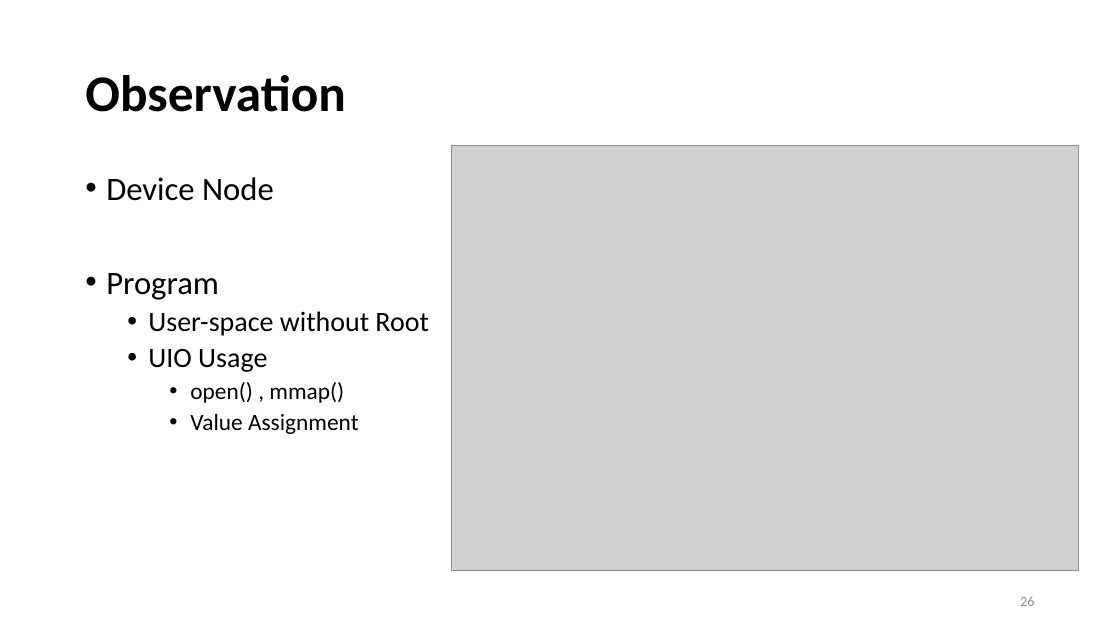
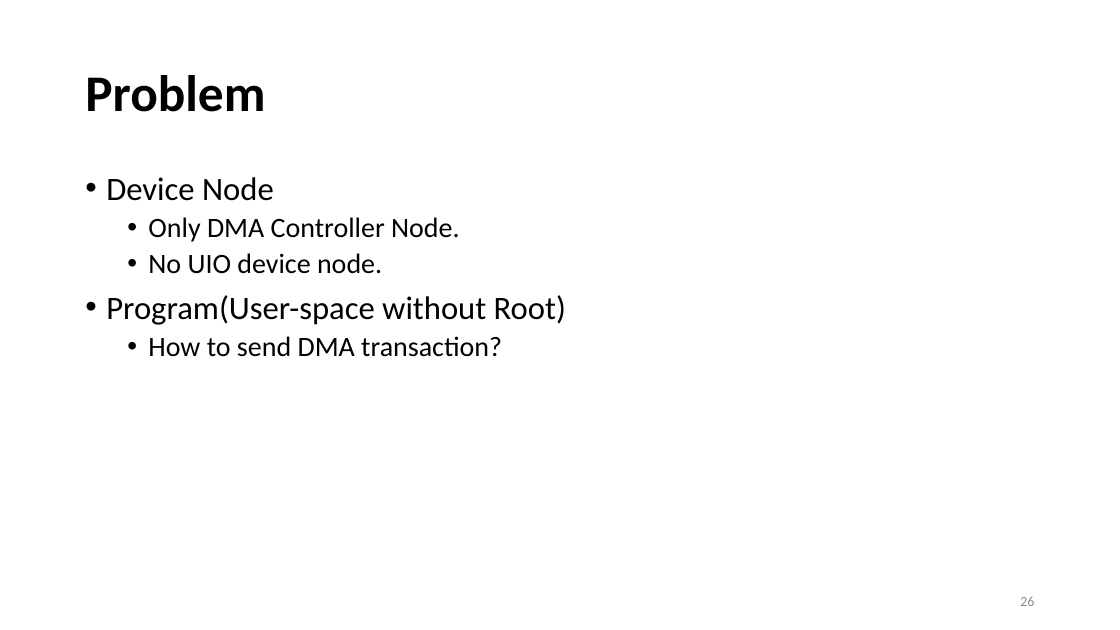
Before and after one commit to yllibliu/presentation, a slide deck: slide 26 of UIO.pptx. Drawn at 1120x630 pixels with LibreOffice and Linux fonts; fonts in the diff are those of the drawing; grey boxes stand for pictures. Boxes give left, top, right and bottom in pixels: in the first picture for what was removed or moved away, otherwise in the second. Text is boxed around its words. In the diff, an @@ line names an element or a change of style, - is before the commit and + after.

```diff
--- a/UIO.pptx
+++ b/UIO.pptx
@@ title at (85, 75, 265, 112): text changed @@
-Observation
+Problem
@@ picture removed at (451, 145, 1079, 571) @@
@@ text at (106, 217, 566, 357): text changed @@
-• Program
-  • User-space without Root
-  • UIO Usage
-    • open() , mmap()
-    • Value Assignment
+  • Only DMA Controller Node.
+  • No UIO device node.
+• Program(User-space without Root)
+  • How to send DMA transaction?
```
Also in this commit, not shown: 33 other slides changed, 3 slides added, 3 slides removed, 1 other file.
